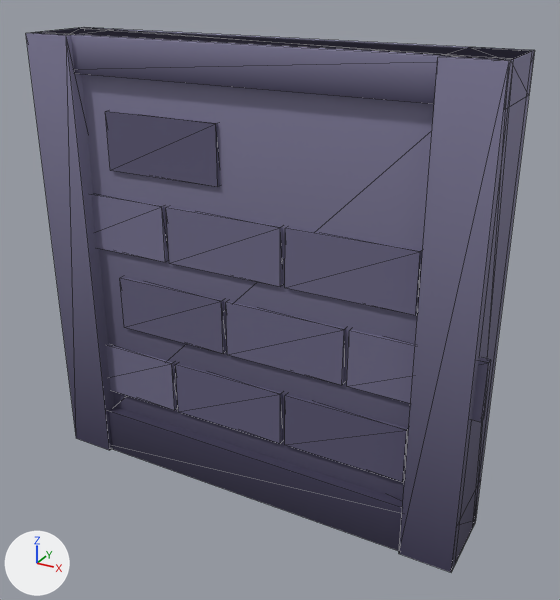
A saved change to the glTF model assets/models/kit/dungeon/dun_wall.glb.
Both versions are drawn from a 50 mm camera at (3.15, -5.1, 4.57) aimed at (0.2, 0.27, 1.89). The lights are fixed; the arrows at lower left show +X, +Y and +Z. The first picture is the older version. Mesh edges are drawn as thin lines. Vertices at exactly the same position are counted once.

Before the edit, the objects in view are built like this:
```python
me_dun_wall = bpy.data.meshes.new('dun_wall')
me_dun_wall.from_pydata(...)  # 120 vertices, 180 faces; spans x -2.01..2.08, y -0.13..0.6, z 0.0..4.0
me_dun_wall.materials.append(mat_tr_matte)
ob_dun_wall = bpy.data.objects.new('dun_wall', me_dun_wall)
ob_dun_wall.location = (0.0, 0.0, 0.0)
```
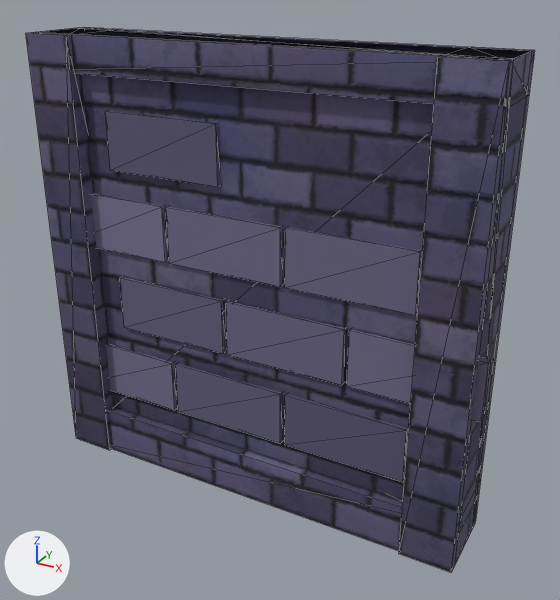
Where the change shows, as pixel boxes [x1, y1, x2, y2] in the pictures (560 x 600 px; the box of a moved part takes in the faces that stretch with it):
'dun_wall', reshaped, recoloured, surface changed (darker)
    both: [26, 27, 535, 572]
part 1 of me_dun_wall, moved or reshaped
    before: [42, 28, 527, 500]
    after: [106, 344, 176, 410]
part 2 of me_dun_wall, moved or reshaped
    before: [108, 406, 481, 551]
    after: [175, 364, 282, 443]
part 3 of me_dun_wall, moved or reshaped
    before: [40, 27, 533, 104]
    after: [285, 394, 408, 482]
part 4 of me_dun_wall, moved or reshaped
    before: [106, 344, 176, 410]
    after: [120, 277, 225, 353]
part 5 of me_dun_wall, moved or reshaped
    before: [175, 364, 282, 443]
    after: [226, 301, 346, 385]
part 6 of me_dun_wall, moved or reshaped
    before: [285, 394, 408, 482]
    after: [347, 329, 491, 422]
part 7 of me_dun_wall, moved or reshaped
    before: [120, 277, 225, 353]
    after: [91, 194, 167, 262]
part 8 of me_dun_wall, moved or reshaped
    before: [226, 301, 346, 385]
    after: [166, 207, 282, 287]
part 9 of me_dun_wall, moved or reshaped
    before: [347, 329, 491, 422]
    after: [285, 227, 422, 315]
part 10 of me_dun_wall, moved or reshaped
    before: [91, 194, 167, 262]
    after: [105, 111, 220, 187]
part 11 of me_dun_wall, moved or reshaped
    before: [166, 207, 282, 287]
    after: [42, 28, 527, 500]
part 12 of me_dun_wall, moved or reshaped
    before: [285, 227, 422, 315]
    after: [108, 406, 481, 551]
part 13 of me_dun_wall, moved or reshaped
    before: [105, 111, 220, 187]
    after: [40, 27, 533, 104]
part 14 of me_dun_wall, recoloured (darker)
    both: [26, 28, 535, 572]
part 16 of me_dun_wall, edited (looks the same)
    both: [91, 194, 491, 482]
part 17 of me_dun_wall, recoloured (darker)
    both: [26, 28, 535, 572]
part 18 of me_dun_wall, recoloured
    before: [109, 406, 403, 551]
    after: [175, 364, 282, 443]

The change, as a list of edits to the scene's bpy script:
```text
Add img_dungeon_bricks_nrm_jpg:
    img_dungeon_bricks_nrm_jpg = load_image('dungeon_bricks_nrm.jpg', '../../../textures/painted/dungeon_bricks_nrm.jpg', 1024, 1024, 'Non-Color')
Add img_dungeon_bricks_col_jpg:
    img_dungeon_bricks_col_jpg = load_image('dungeon_bricks_col.jpg', '../../../textures/painted/dungeon_bricks_col.jpg', 1024, 1024, 'sRGB')
Add mat_tr_tex_dungeon_bricks:
    mat_tr_tex_dungeon_bricks = bpy.data.materials.new('TR_Tex_dungeon_bricks')
    # uses the picture img_dungeon_bricks_col_jpg
    # uses the picture img_dungeon_bricks_nrm_jpg
Change me_dun_wall:
    where me_dun_wall.from_pydata(...)  # 120 vertices, 180 faces; spans x -2.01..2.08, y -0.13..0.6, z 0.0..4.0
    used by ob_dun_wall; location = (0.0, 0.0, 0.0)
    me_dun_wall part 1: the loose piece of 8 vertices spanning x -2.0..2.0, y 0.0..0.5, z 0.0..4.0 is scaled about its middle by (0.275, 0.12, 0.125), then moved by (-1.33, -0.25, -1.1)
    me_dun_wall part 2: the loose piece of 8 vertices spanning x -2.0..2.0, y -0.1..0.6, z 0.0..0.45 is scaled about its middle by (0.275, 0.0857, 1.11), then moved by (-0.19, -0.25, 0.67)
    me_dun_wall part 3: the loose piece of 8 vertices spanning x -2.0..2.0, y -0.08..0.58, z 3.7..4.0 is scaled about its middle by (0.275, 0.0909, 1.67), then moved by (0.96, -0.25, -2.95)
    me_dun_wall part 4: the loose piece of 8 vertices spanning x -1.88..-0.78, y -0.03..0.03, z 0.65..1.15 is moved by (0.57, 0.0, 0.75)
    me_dun_wall part 5: the loose piece of 8 vertices spanning x -0.74..0.36, y -0.03..0.03, z 0.65..1.15 is moved by (0.57, 0.0, 0.75)
    me_dun_wall part 6: the loose piece of 8 vertices spanning x 0.41..1.51, y -0.03..0.03, z 0.65..1.15 is moved by (0.57, 0.0, 0.75)
    me_dun_wall part 7: the loose piece of 8 vertices spanning x -1.31..-0.21, y -0.03..0.03, z 1.4..1.9 is moved by (-0.57, 0.0, 0.75)
    me_dun_wall part 8: the loose piece of 8 vertices spanning x -0.16..0.94, y -0.03..0.03, z 1.4..1.9 is moved by (-0.57, 0.0, 0.75)
    me_dun_wall part 9: the loose piece of 8 vertices spanning x 0.98..2.08, y -0.03..0.03, z 1.4..1.9 is moved by (-0.57, 0.0, 0.75)
    me_dun_wall part 10: the loose piece of 8 vertices spanning x -1.88..-0.78, y -0.03..0.03, z 2.15..2.65 is moved by (0.57, 0.0, 0.75)
    me_dun_wall part 11: the loose piece of 8 vertices spanning x -0.74..0.36, y -0.03..0.03, z 2.15..2.65 is scaled about its middle by (3.64, 8.33, 8), then moved by (0.19, 0.25, -0.4)
    me_dun_wall part 12: the loose piece of 8 vertices spanning x 0.41..1.51, y -0.03..0.03, z 2.15..2.65 is scaled about its middle by (3.64, 11.7, 0.9), then moved by (-0.96, 0.25, -2.18)
    me_dun_wall part 13: the loose piece of 8 vertices spanning x -1.31..-0.21, y -0.03..0.03, z 2.9..3.4 is scaled about its middle by (3.64, 11, 0.6), then moved by (0.76, 0.25, 0.7)
    me_dun_wall part 14: 60 of the faces centred in x -2.01..2.01, y -0.13..0.57, z 0.0..4.0 switch from mat_tr_matte to mat_tr_tex_dungeon_bricks
    me_dun_wall part 15: texture (UV) coordinates changed
    me_dun_wall part 16: 104 faces centred in x -2.0..2.08, y -0.08..0.58, z 0.65..4.0 are repainted in the vertex colours; the middle colour goes from greyish blue #696583 to greyish blue #6a6684
    me_dun_wall part 17: 60 faces centred in x -2.01..2.01, y -0.13..0.57, z 0.0..4.0 are repainted in the vertex colours; the middle colour goes from greyish blue #6a6684 to white #f5f5f5
    me_dun_wall part 18: 16 faces centred in x -2.0..2.0, y -0.1..0.6, z 0.0..3.7 are repainted in the vertex colours; the middle colour goes from dark blue #3e3a55 to greyish blue #605c7a
```
